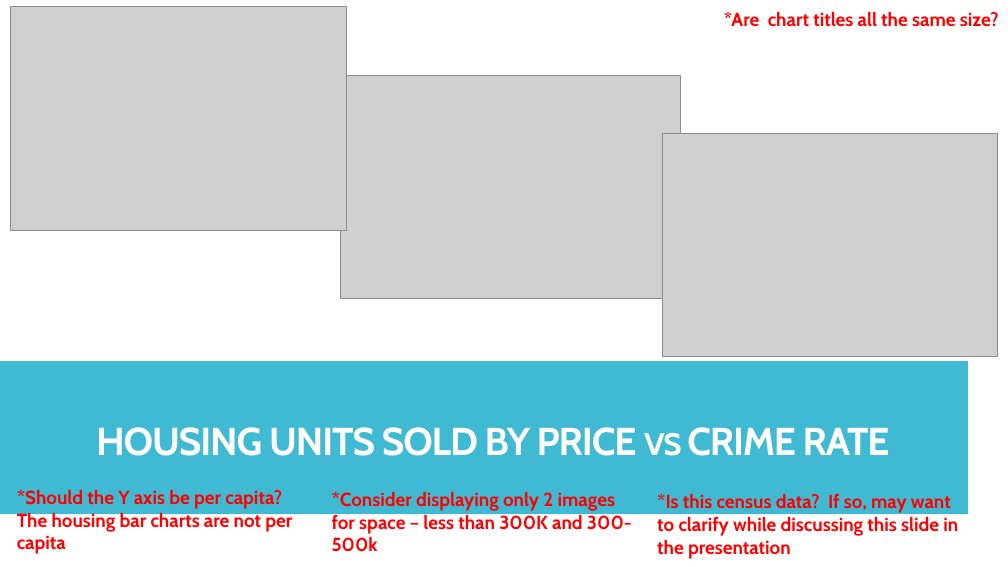
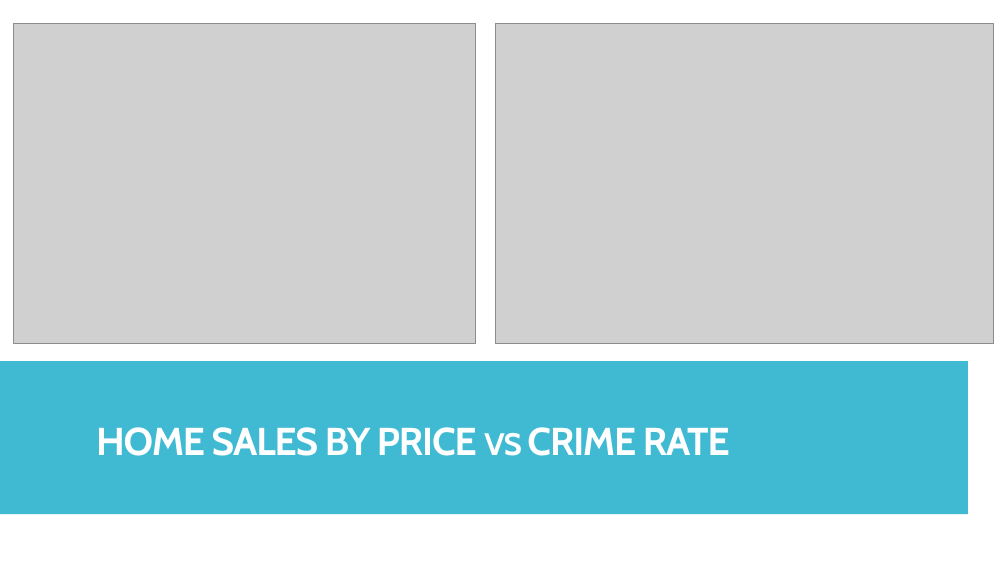
Before and after one commit to andresocorro/project_1, a slide deck: slide 14 of Presentation/final draft.pptx (slide 16 before the commit). Drawn at 1008x567 pixels with LibreOffice and Linux fonts; fonts in the diff are those of the drawing; grey boxes stand for pictures. Boxes give left, top, right and bottom in pixels: in the first picture for what was removed or moved away, otherwise in the second. Text is boxed around its words. In the diff, an @@ line names an element or a change of style, - is before the commit and + after.

```diff
--- a/Presentation/final draft.pptx
+++ b/Presentation/final draft.pptx
@@ picture removed at box(11, 7, 346, 231) @@
@@ picture added at box(13, 23, 476, 343) @@
@@ picture added at box(496, 23, 994, 343) @@
@@ text removed at box(724, 11, 999, 27) @@
-*Are chart titles all the same size?
@@ picture removed at box(341, 76, 681, 299) @@
@@ picture removed at box(662, 133, 997, 356) @@
@@ title at box(96, 427, 730, 456): text changed @@
-HOUSING UNITS SOLD BY PRICE vs CRIME RATE
+HOME SALES BY PRICE vs CRIME RATE
@@ text removed at box(17, 490, 292, 554) @@
-*Should the Y axis be per capita? The housing bar charts are not per capita
@@ text removed at box(332, 492, 632, 552) @@
-*Consider displaying only 2 images for space – less than 300K and 300-500k
@@ text removed at box(657, 494, 958, 559) @@
-*Is this census data? If so, may want to clarify while discussing this slide in the presentation
```
Also in this commit, not shown: 8 other slides changed, 2 slides added, 5 slides removed, 1 other file.
